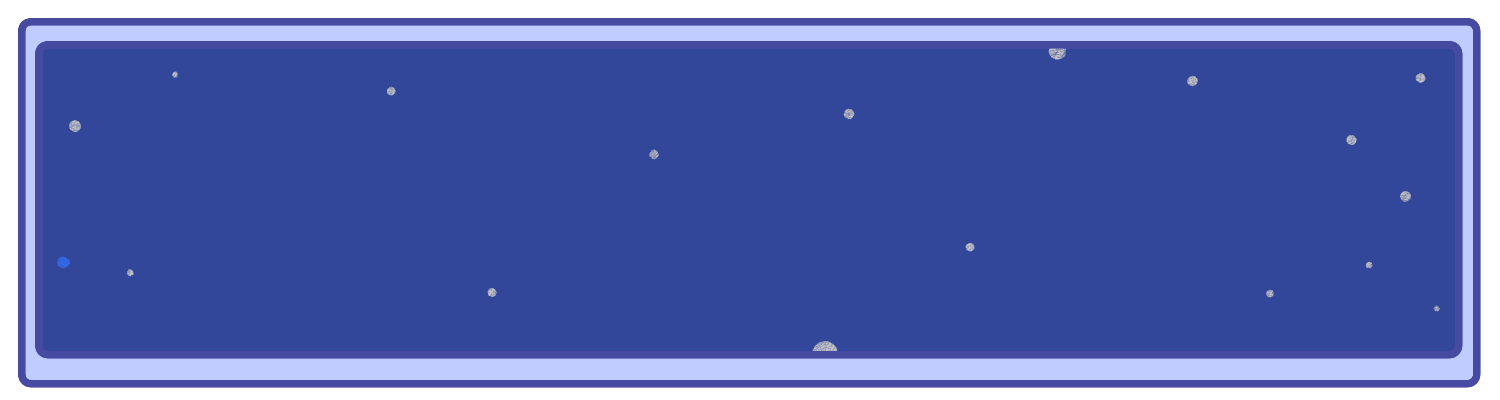
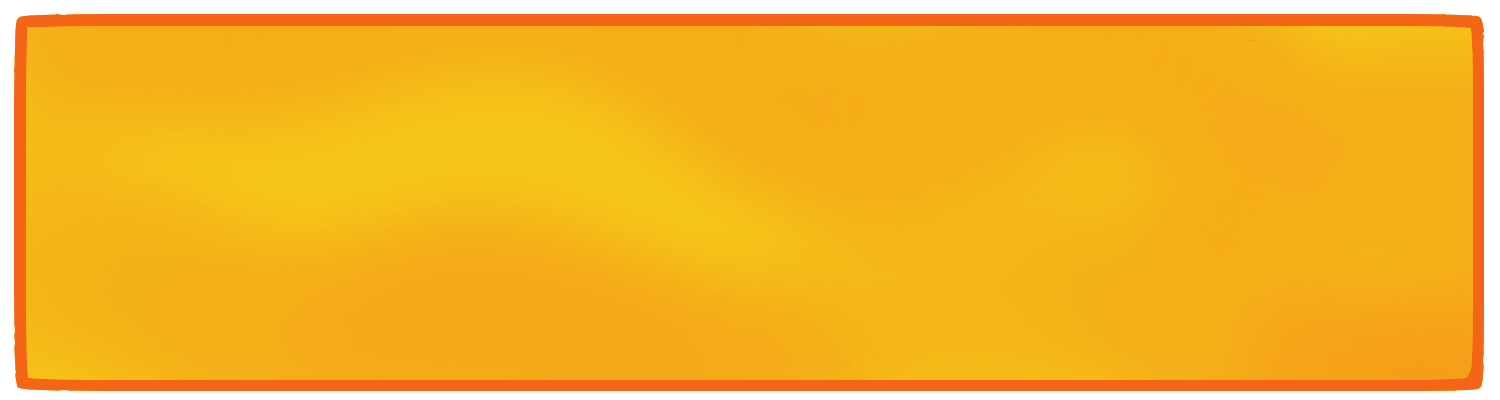
The second (1500, 400) image is a revision of the first. Changes to its layers:
painted on "Lineart" over (13, 14, 1484, 391)
hid "Border color", painted on it over (13, 14, 1484, 391)
hid "Stars", painted on it over (13, 14, 1484, 391)
painted on "Color" over (13, 14, 1484, 391)
